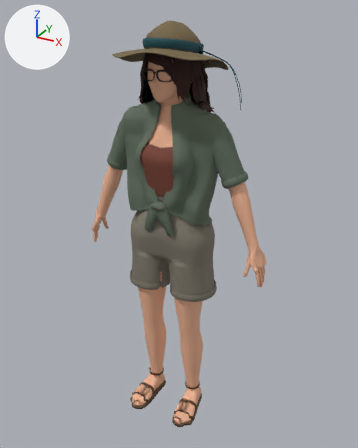
An edit to the glTF model public/models/heroine.glb, drawn before and after from the same camera.
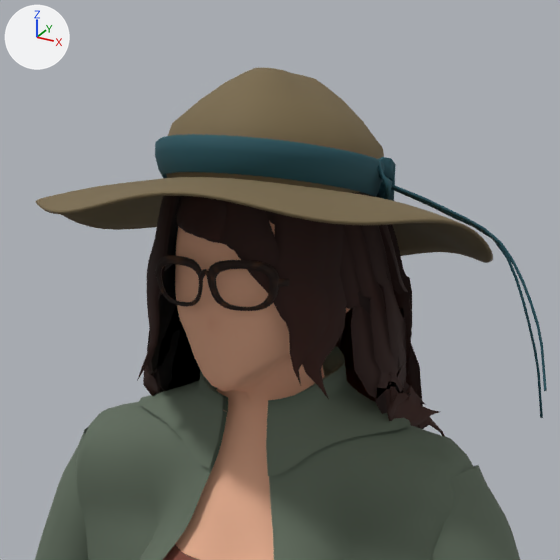
The first picture shows the older version from a camera (50 mm lens) standing at (0.955, -1.668, 1.774) and looking at (0.014, 0.042, 0.919). The close-ups show the older and then the newer version on the part from 29% to 69% of the width and 1% to 33% of the height of that picture. Only the edits that show in the close-ups are written down. Arrows for +X, +Y and +Z are at upper left; the lights stay in place. Vertices at exactly the same position are counted once.

Objects in the first close-up: 'glasses', 'hair', 'hat', 'hat_ribbon', 'hat_tail_0', 'shirt', 'shirt_collar', 'shirt_sleeve_L', 'shirt_sleeve_R', 'skin_bust' and 3 more.
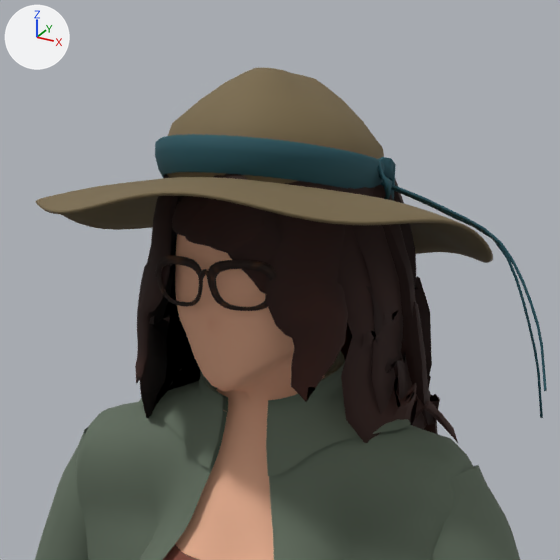
Where the change shows, as pixel boxes (x1, y1, x2, y2) in the close-ups (560 x 560 px; the box of a moved part takes in the faces that stretch with it):
'hair', reshaped: before (137, 192, 445, 437); after (135, 173, 458, 443)
part 1 of me_hair, rebuilt (not visible before): after (341, 322, 352, 360)
part 2 of me_hair, rebuilt: before (369, 195, 420, 428); after (372, 184, 440, 434)
part 3 of me_hair, rebuilt: before (359, 192, 445, 437); after (348, 188, 458, 443)
part 4 of me_hair, rebuilt: before (387, 224, 423, 406); after (394, 179, 432, 387)
part 5 of me_hair, rebuilt: before (343, 225, 439, 426); after (337, 187, 417, 443)
part 6 of me_hair, rebuilt (mostly hidden before): before (153, 372, 196, 380); after (140, 196, 188, 418)
part 7 of me_hair, rebuilt (not visible afterwards): before (143, 196, 183, 396)
part 8 of me_hair, rebuilt: before (340, 192, 411, 421); after (366, 286, 427, 429)
part 9 of me_hair, rebuilt (mostly hidden before): before (235, 209, 265, 260); after (228, 211, 283, 293)
part 10 of me_hair, rebuilt (mostly hidden before): before (137, 305, 159, 381); after (135, 174, 178, 384)
part 11 of me_hair, rebuilt: before (302, 223, 347, 400); after (265, 181, 348, 402)
part 12 of me_hair, deleted (mostly hidden): before (358, 291, 426, 414)
part 13 of me_hair, deleted: before (142, 196, 177, 369)
part 14 of me_hair, moved or reshaped: before (177, 196, 329, 385); after (172, 173, 265, 253)
part 15 of me_hair, built on: before (336, 309, 376, 402)

The change, as a list of edits to the scene's bpy script:
```text
Change me_hair:
    used by ob_hair; location = (0.0, 0.0, 0.0)
    remove me_hair.from_pydata(...)  # 4031 vertices, 7938 faces; spans x -0.153..0.157, y -0.102..0.186, z 1.337..1.66
    add me_hair.from_pydata(...)  # 3426 vertices, 6780 faces; spans x -0.163..0.169, y -0.104..0.188, z 1.338..1.666
    me_hair part 1: the loose piece of 163 vertices spanning x -0.088..0.012, y 0.075..0.177, z 1.355..1.649 is rebuilt with 172 vertices and now spans x -0.072..0.07, y 0.097..0.164, z 1.393..1.622
    me_hair part 2: the loose piece of 163 vertices spanning x 0.045..0.134, y 0.021..0.141, z 1.337..1.643 is rebuilt with 232 vertices and now spans x 0.034..0.145, y 0.01..0.166, z 1.338..1.649
    me_hair part 3: the loose piece of 163 vertices spanning x 0.061..0.157, y -0.007..0.098, z 1.38..1.66 is rebuilt with 222 vertices and now spans x 0.062..0.169, y -0.022..0.104, z 1.387..1.666
    me_hair part 4: the loose piece of 163 vertices spanning x 0.022..0.12, y 0.049..0.164, z 1.35..1.645 is rebuilt with 222 vertices and now spans x -0.009..0.124, y 0.057..0.186, z 1.36..1.657
    me_hair part 5: the loose piece of 156 vertices spanning x 0.066..0.153, y -0.022..0.079, z 1.406..1.658 is rebuilt with 212 vertices and now spans x 0.06..0.151, y -0.049..0.082, z 1.395..1.664
    me_hair part 6: the loose piece of 156 vertices spanning x -0.153..-0.067, y -0.021..0.086, z 1.41..1.657 is rebuilt with 212 vertices and now spans x -0.15..-0.06, y -0.048..0.082, z 1.394..1.664
    me_hair part 7: the loose piece of 149 vertices spanning x -0.152..-0.062, y -0.036..0.062, z 1.41..1.655 is rebuilt with 162 vertices and now spans x -0.139..-0.063, y -0.021..0.125, z 1.397..1.618
    me_hair part 8: the loose piece of 149 vertices spanning x 0.062..0.151, y -0.038..0.059, z 1.41..1.655 is rebuilt with 162 vertices and now spans x 0.063..0.139, y -0.021..0.124, z 1.398..1.618
    me_hair part 9: the loose piece of 107 vertices spanning x 0.006..0.059, y -0.095..-0.08, z 1.546..1.629 is rebuilt with 152 vertices and now spans x 0.0..0.065, y -0.099..-0.076, z 1.538..1.636
    me_hair part 10: the loose piece of 107 vertices spanning x -0.106..-0.052, y -0.075..-0.007, z 1.446..1.646 is rebuilt with 152 vertices and now spans x -0.113..-0.043, y -0.091..-0.01, z 1.447..1.65
    me_hair part 11: the loose piece of 107 vertices spanning x 0.052..0.106, y -0.077..-0.008, z 1.447..1.646 is rebuilt with 152 vertices and now spans x 0.043..0.112, y -0.094..-0.01, z 1.447..1.65
    me_hair part 12: the loose piece of 114 vertices spanning x 0.075..0.141, y -0.02..0.082, z 1.413..1.613 is deleted
    me_hair part 13: the loose piece of 100 vertices spanning x -0.1..-0.045, y -0.086..-0.023, z 1.461..1.647 is deleted
    me_hair part 14: 2 vertices moved within x -0.013..0.039, y -0.096..-0.089, z 1.589..1.59; 844 vertices removed from x -0.043..0.097, y -0.102..-0.024, z 1.461..1.647; 451 vertices added at x -0.049..0.052, y -0.104..-0.077, z 1.57..1.646
    me_hair part 15: 1 vertex moved within x 0.0, y 0.093, z 1.643; 539 vertices removed from x -0.079..0.094, y 0.075..0.186, z 1.362..1.65; 221 vertices added at x -0.071..0.076, y 0.091..0.188, z 1.368..1.656
    other edits to the shape of me_hair do not show in these pictures
```
